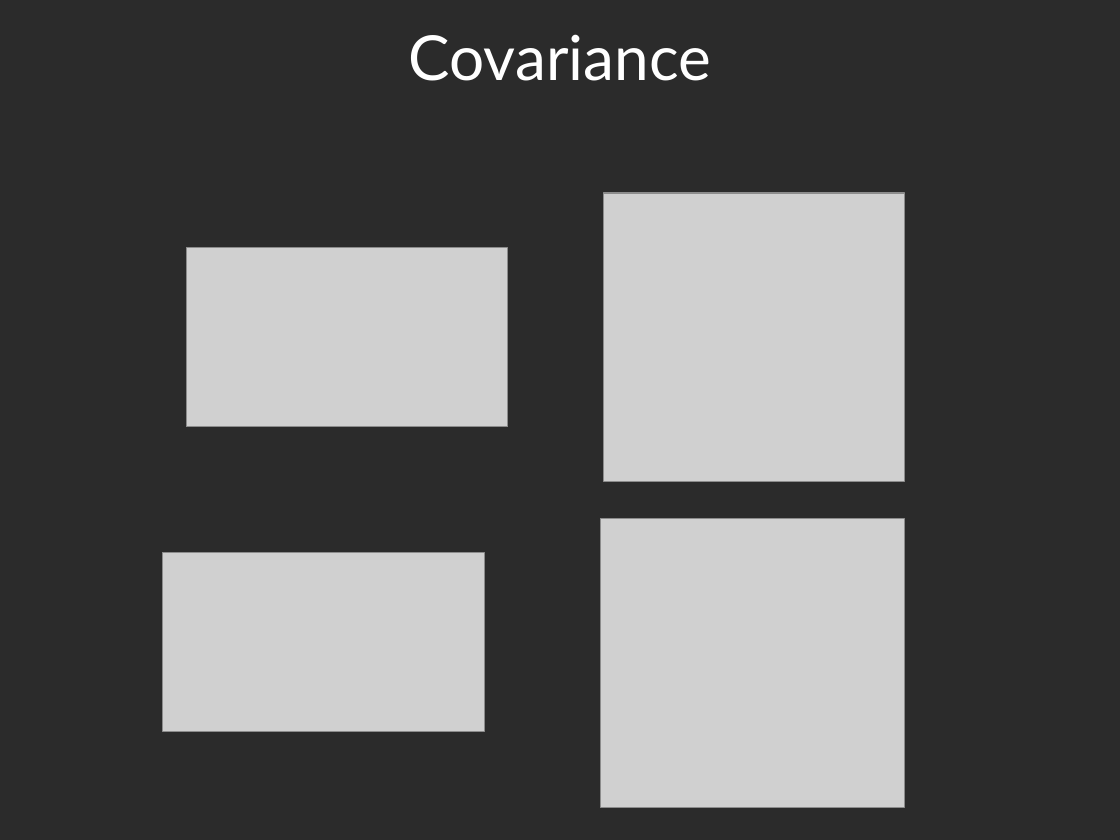
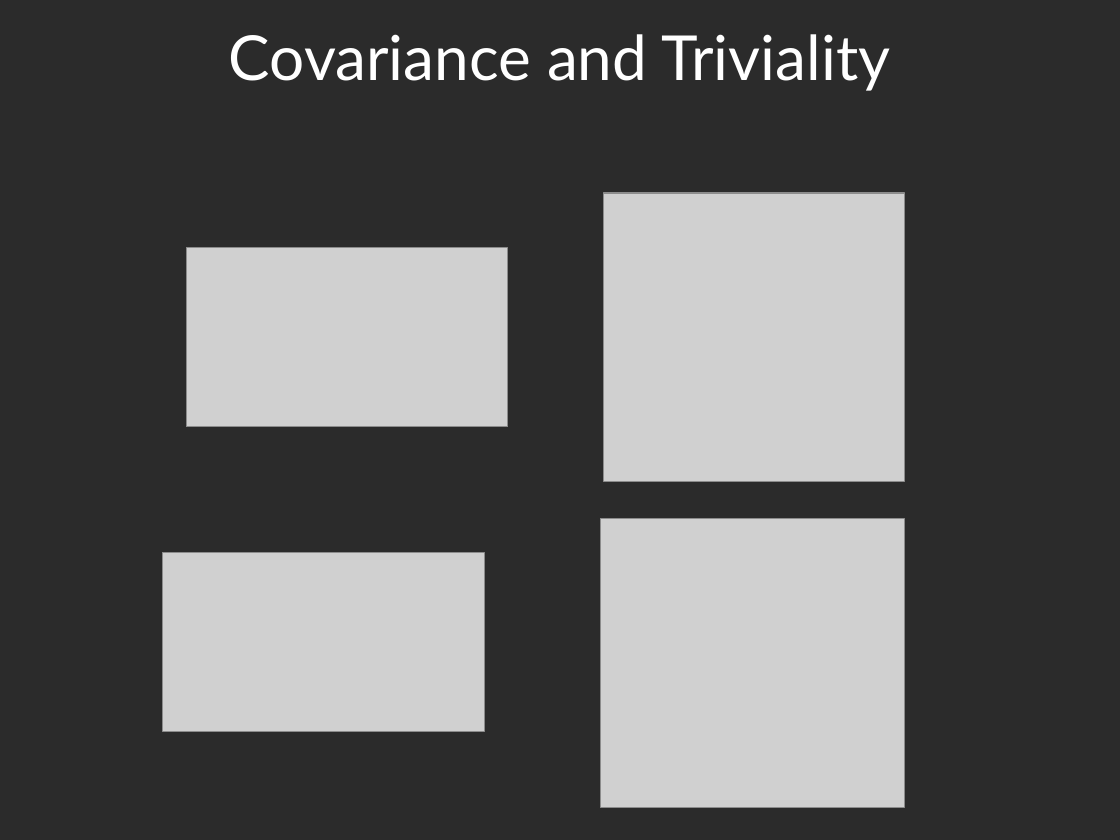
Before and after one commit to spiveeworks/treeshapes, a slide deck: slide 6 of presentation.odp. Drawn at 1120x840 pixels with LibreOffice and Linux fonts; fonts in the diff are those of the drawing; grey boxes stand for pictures; background and template pictures are left out; a plain dark background stands for a picture behind light text. Boxes give left, top, right and bottom in pixels: in the first picture for what was removed or moved away, otherwise in the second. Text is boxed around its words. In the diff, an @@ line names an element or a change of style, - is before the commit and + after.

```diff
--- a/presentation.odp
+++ b/presentation.odp
@@ title at [229,34,890,91]: text changed @@
-Covariance
+Covariance and Triviality
```
Also in this commit, not shown: 3 other slides changed, 1 slide removed, 1 other file.
